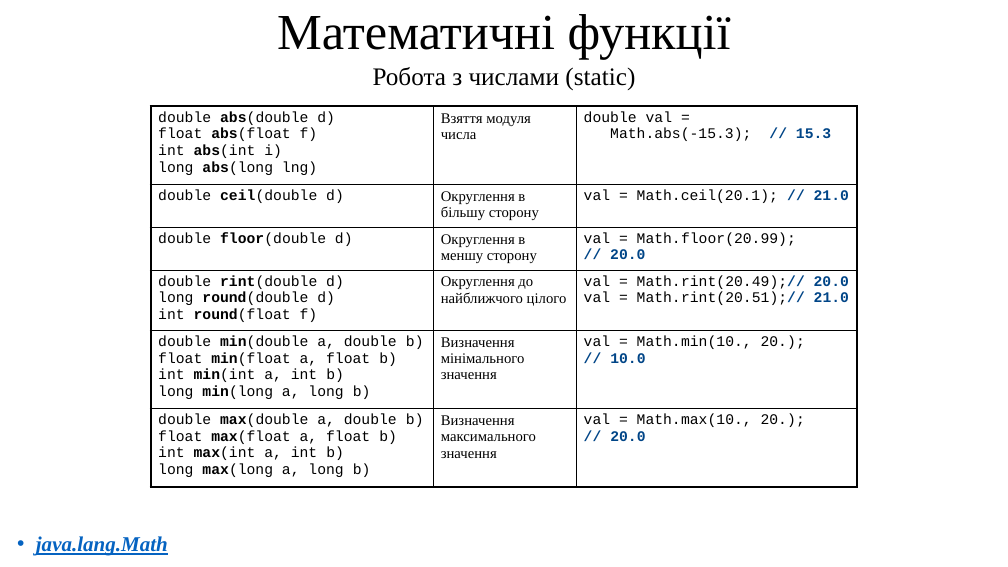
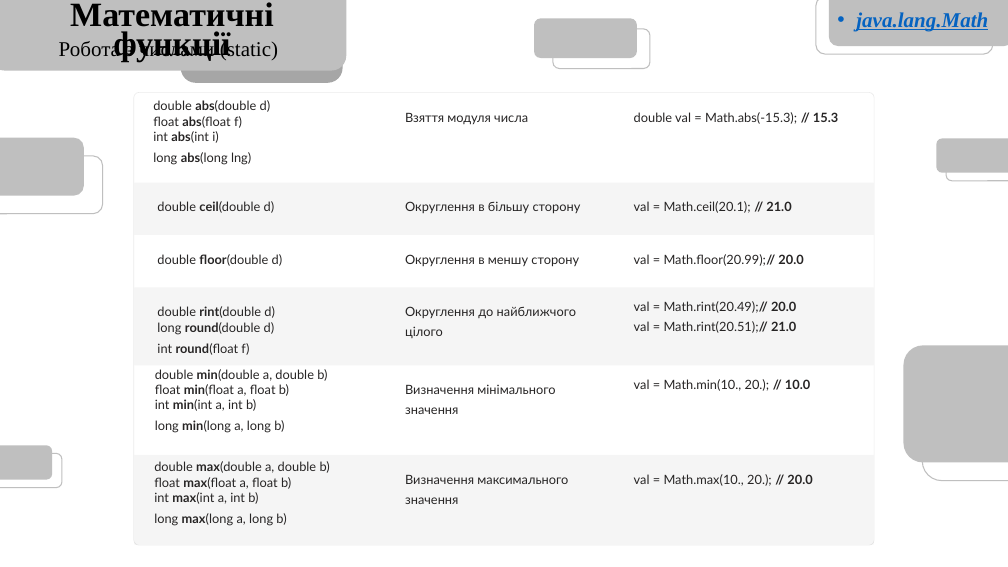
Before and after one commit to arg3ntuum/JavaCourse, a slide deck: slide 3 of Java Урок 6 Math.pptx. Drawn at 1008x567 pixels with LibreOffice and Linux fonts; fonts in the diff are those of the drawing; background and template pictures are left out. Boxes give left, top, right and bottom in pixels: in the first picture for what was removed or moved away, otherwise in the second. Text is boxed around its words. In the diff, an @@ line names an element or a change of style, - is before the commit and + after.

```diff
--- a/Java Урок 6 Math.pptx
+++ b/Java Урок 6 Math.pptx
@@ text "Математичні функції" at (70,2,274,62): size 48 to 32.4 pt, bold on; line spacing 0.9 to 0.7; vertical alignment middle to top @@
@@ rectangle added at (0,0,1008,567), fill #FFFFFF at 75% opacity @@
@@ rounded rectangle added at (0,0,346,71), fill #BFBFBF @@
@@ rounded rectangle added at (181,0,343,83), fill #A6A6A6 @@
@@ rounded rectangle added at (534,18,637,58), fill #BFBFBF @@
@@ rounded rectangle added at (553,29,650,69), outline #BFBFBF 1 pt @@
@@ rounded rectangle added at (816,0,993,54), outline #BFBFBF 1 pt @@
@@ rounded rectangle added at (829,0,1008,47), fill #BFBFBF @@
@@ text "java.lang.Math": place and size @@
-text "java.lang.Math" at (36,536,168,556)
+text "java.lang.Math" at (856,12,988,32)
@@ text "Робота з числами (static)": place and size @@
-text "Робота з числами (static)" at (373,67,635,90)
+text "Робота з числами (static)" at (59,40,278,61)
@@ text "Робота з числами (static)" at (59,40,278,61): size 24 to 20 pt @@
@@ table removed at (150,107,858,487), 6 rows, 3 columns @@
-double abs(double d) float abs(float f) int abs(int i) long abs(long lng) | Взяття модуля числа | double val = Math.abs(-15.3); // 15.3
-double ceil(double d) | Округлення в більшу сторону | val = Math.ceil(20.1); // 21.0
-double floor(double d) | Округлення в меншу сторону | val = Math.floor(20.99); // 20.0
-double rint(double d) / long round(double d) int round(float f) | Округлення до найближчого цілого | val = Math.rint(20.49);// 20.0 val = Math.rint(20.51);// 21.0
-double min(double a, double b) float min(float a, float b) int min(int a, int b) long min(long a, long b) | Визначення мінімального значення | val = Math.min(10., 20.); // 10.0
-double max(double a, double b) float max(float a, float b) int max(int a, int b) long max(long a, long b) | Визначення максимального значення | val = Math.max(10., 20.); // 20.0
@@ rounded rectangle added at (0,138,84,196), fill #BFBFBF @@
@@ rounded rectangle added at (937,138,1008,172), fill #BFBFBF @@
@@ rounded rectangle added at (946,147,1008,181), outline #BFBFBF 1 pt @@
@@ rounded rectangle added at (0,156,103,214), outline #BFBFBF 1 pt @@
@@ rounded rectangle added at (904,346,1008,463), fill #BFBFBF @@
@@ rounded rectangle added at (923,364,1008,481), outline #BFBFBF 1 pt @@
@@ rounded rectangle added at (0,445,52,479), fill #BFBFBF @@
@@ rounded rectangle added at (0,454,62,488), outline #BFBFBF 1 pt @@
@@ group added at (134,92,875,545): 19 texts, 6 rectangles, 1 rounded rectangle @@
+double abs(double d)
+float abs(float f)
+int abs(int i)
+long abs(long lng)
+Взяття модуля числа
+double val = Math.abs(-15.3); // 15.3
+double ceil(double d)
+Округлення в більшу сторону
+val = Math.ceil(20.1); // 21.0
+double floor(double d)
+Округлення в меншу сторону
+val = Math.floor(20.99);// 20.0
+double rint(double d)
+long round(double d)
+int round(float f)
+Округлення до найближчого цілого
+val = Math.rint(20.49);// 20.0
+val = Math.rint(20.51);// 21.0
+double min(double a, double b)
+float min(float a, float b)
+int min(int a, int b)
+long min(long a, long b)
+Визначення мінімального значення
+val = Math.min(10., 20.); // 10.0
+double max(double a, double b)
+float max(float a, float b)
+int max(int a, int b)
+long max(long a, long b)
+Визначення максимального значення
+val = Math.max(10., 20.); // 20.0
```
Also in this commit, not shown: 10 other slides changed, 1 slide added, 5 slides removed, 1 other file.
